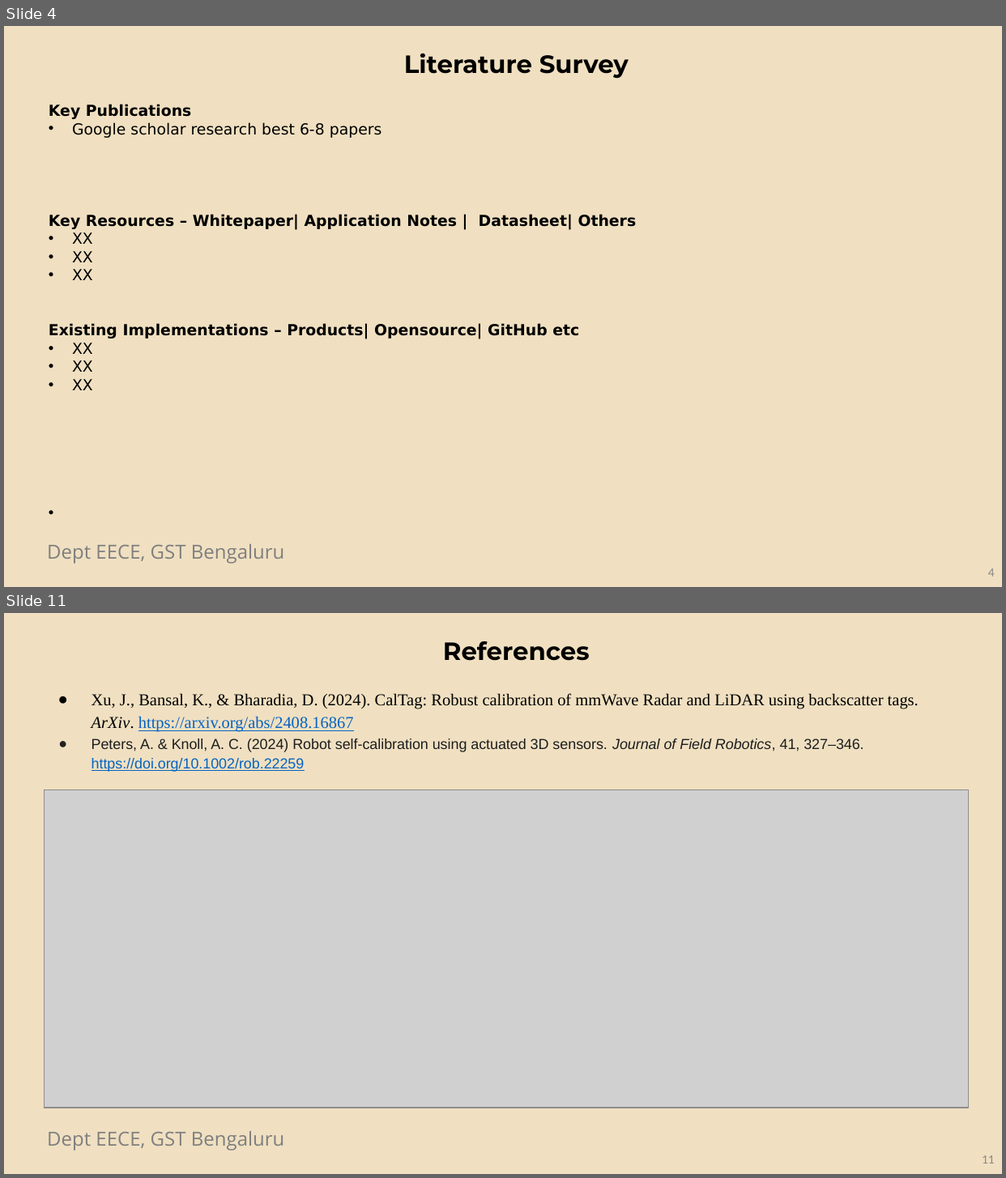
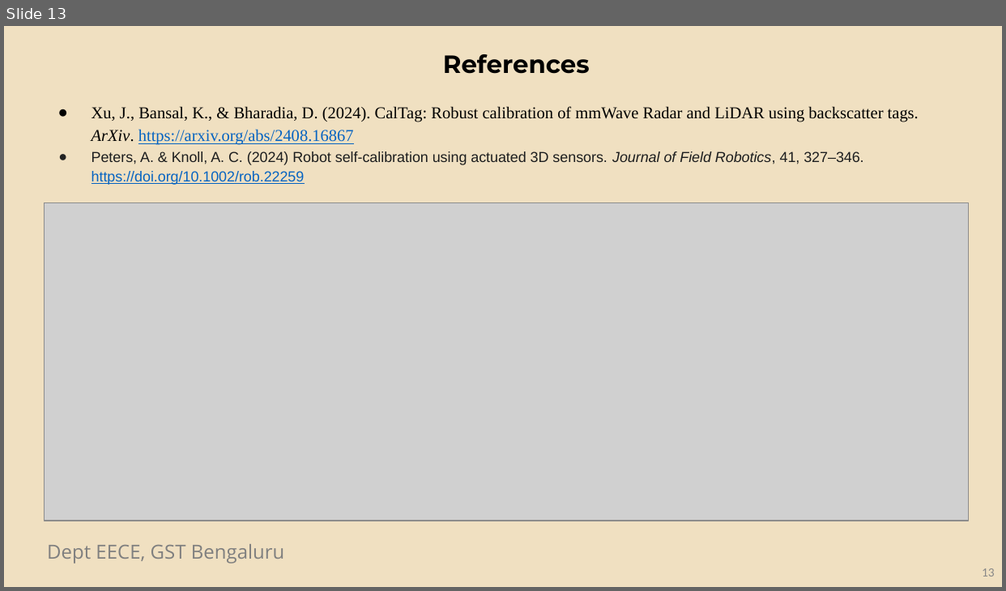
Before and after one commit to Opera5/Capstone, a slide deck: Preview_1.pptx. Shown one above the other, each under a label of ours: slides 4 and 11 before the commit, slide 13 after it; the slides between them are not shown. The pictures are 1006x1178 and 1006x591 pixels, drawn with LibreOffice and Linux fonts; fonts in the diff are those of the drawing; grey boxes stand for pictures; background and template pictures are left out. Boxes give left, top, right and bottom in pixels: in the first picture for what was removed or moved away, otherwise in the second. Text is boxed around its words. In the diff, an @@ line names an element or a change of style, - is before the commit and + after.

```diff
--- a/Preview_1.pptx
+++ b/Preview_1.pptx
@@ slide 4 removed at [4,26,1002,587], background #F0E0C1; not listed: 1 template element that a slide beside it also shows @@
@@ text removed at [404,53,629,79] @@
-Literature Survey
@@ text removed at [49,104,637,390] @@
-Key Publications
-• Google scholar research best 6-8 papers
-Key Resources – Whitepaper| Application Notes | Datasheet| Others
-• XX
-• XX
-• XX
-Existing Implementations – Products| Opensource| GitHub etc
-• XX
-• XX
-• XX
@@ page number removed at [988,569,995,577] @@
-4
@@ what was slide 11 is now slide 13 @@
@@ page number at [982,569,995,577]: text changed @@
-11
+13
```
Also in this commit, not shown: 6 slides changed, 4 slides added, 1 other slide removed, 2 other files.
